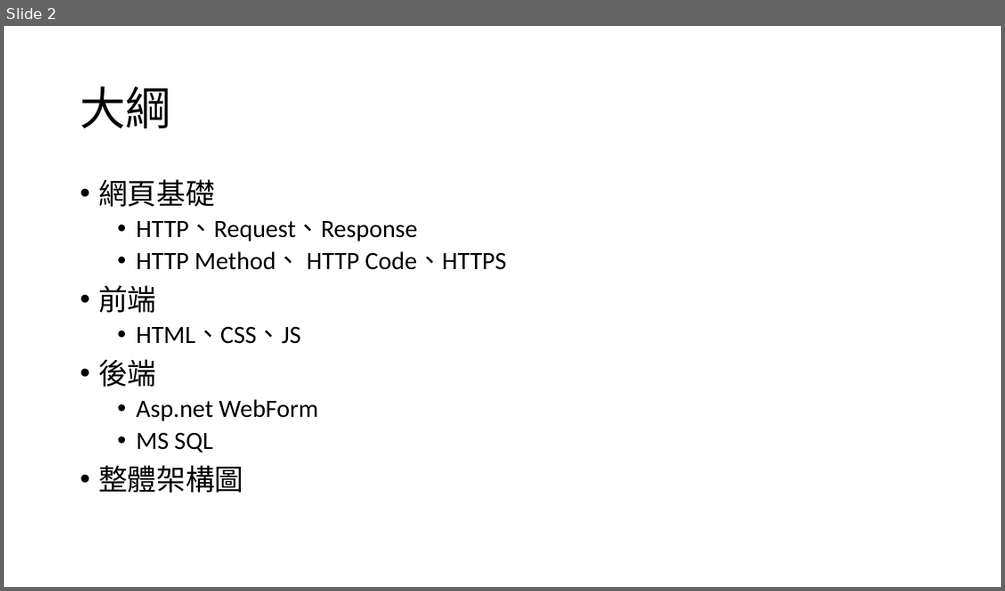
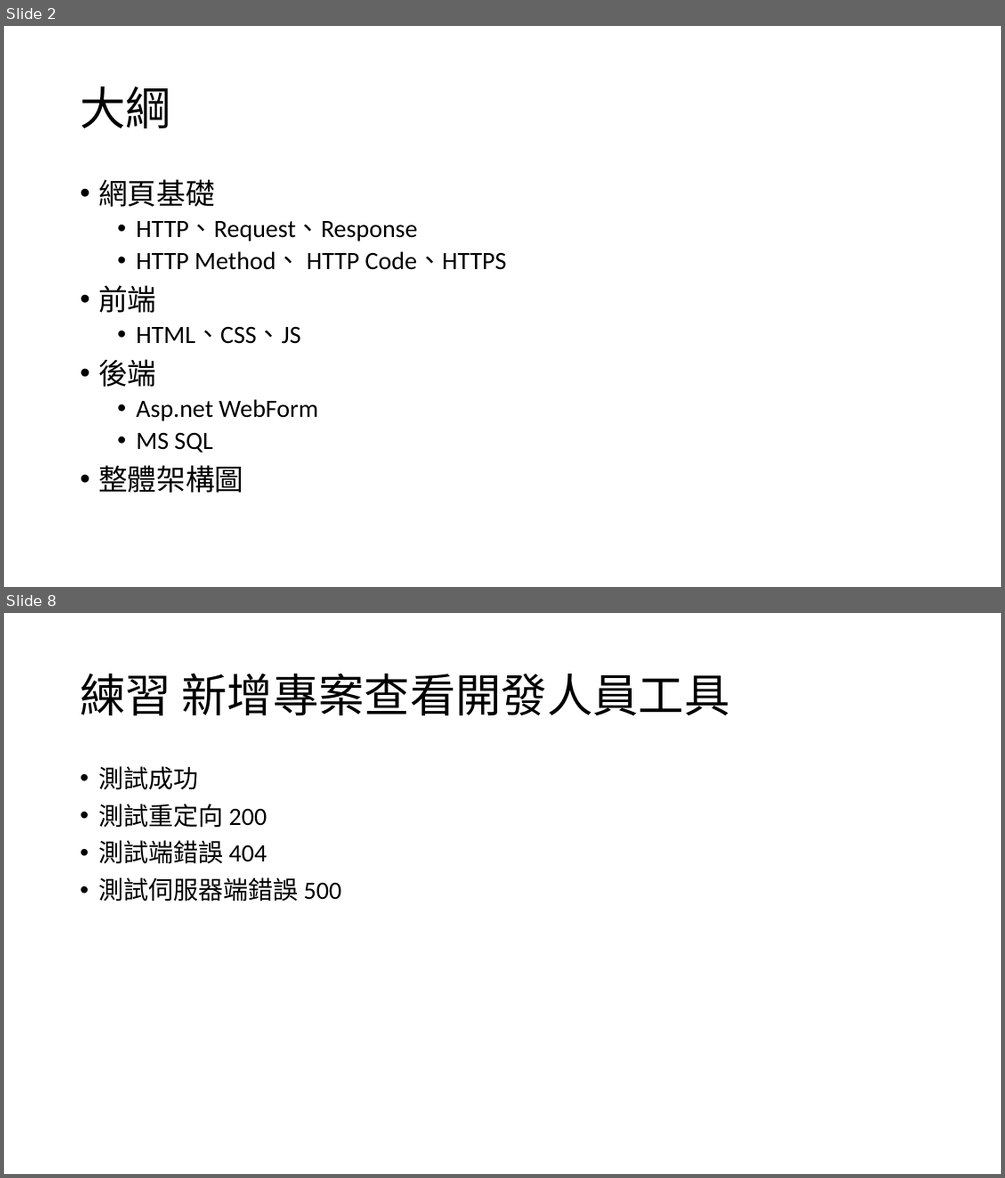
Before and after one commit to Q81JIAXIONG/-, a slide deck: 投影片/1.網頁基礎.pptx. Shown one above the other, each under a label of ours: slide 2 before the commit, slides 2 and 8 after it; the slides between them are not shown. The pictures are 1005x591 and 1005x1178 pixels, drawn with LibreOffice and Linux fonts; fonts in the diff are those of the drawing. Boxes give left, top, right and bottom in pixels: in the first picture for what was removed or moved away, otherwise in the second. Text is boxed around its words. In the diff, an @@ line names an element or a change of style, - is before the commit and + after.

```diff
--- a/投影片/1.網頁基礎.pptx
+++ b/投影片/1.網頁基礎.pptx
@@ slide 8 added at bbox=[4, 613, 1001, 1174], background #FFFFFF @@
@@ title added at bbox=[80, 673, 730, 716], 44 pt, text #000000 @@
+練習 新增專案查看開發人員工具
@@ text added at bbox=[98, 766, 342, 901], 24 pt, text #000000 @@
+  • 測試成功
+  • 測試重定向 200
+  • 測試端錯誤 404
+  • 測試伺服器端錯誤 500
```
Also in this commit, not shown: 13 other slides added, 14 other files.
